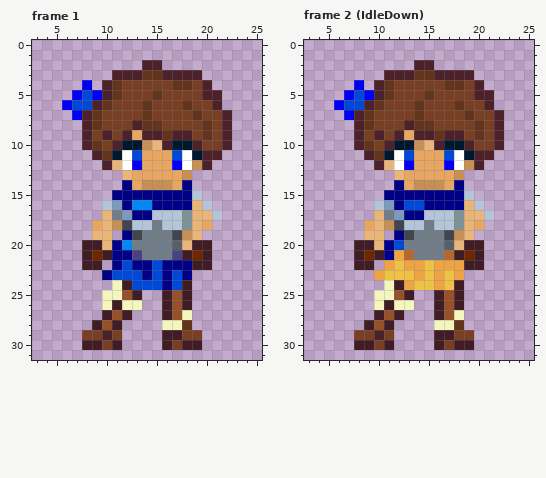
Pixel-art file: sprites/player/Chica.aseprite. Above, as it was before the edit.
32x32 pixels, 13 frames. Shown: frame 1: x 3..25, y 0..31; frame 2 (IdleDown): x 3..25, y 0..31. The commit also changed other frames, which this record leaves out.
The same view after the edit:
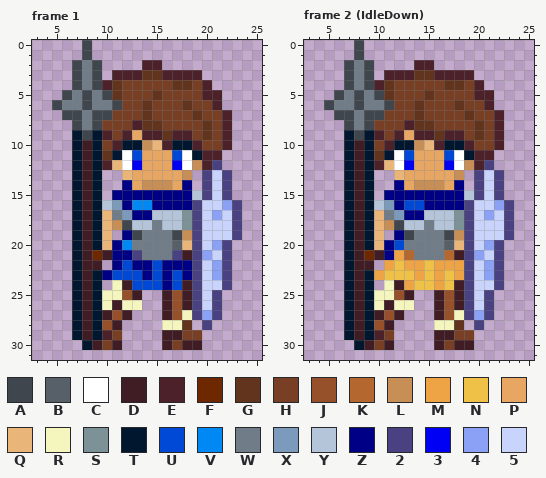
Palette (. is transparent): A #40464d  B #575f69  C #ffffff  D #401c24  E #4c212a  F #6e2800  G #63341d  H #783f24  J #96502a  K #b4682f  L #c78e56  M #eea444  N #efc147  P #e7a662  Q #e9b578  R #f5f5be  S #7d9296  T #01172f  U #0048d6  V #0088f5  W #717c89  X #7c9abb  Y #b4c5d9  Z #000086  2 #494182  3 #0000f5  4 #8aa1f6  5 #c9d4fd
Change:
layer "Layer 1" now shown
layer "Layer 2" now shown
Changed rows in their new state; - is an unchanged pixel.
Frame 1, layers "Layer 2", "Layer 1":
first column x 5:
 0 ---A---------------
 1 ---A---------------
 2 --AWA--------------
 3 --AWA--------------
 4 --AWA--------------
 5 -AWAWA-------------
 6 AWWAWWA------------
 7 -AAWAA-------------
 8 --AWA--------------
 9 --TAT--------------
10 --TDT--------------
11 --TDT--------------
12 --TDT-----------2--
13 --TDT----------252-
14 --TDT----------252-
15 --TDT----------252-
16 --TDT---------25542
17 --TDT---------25452
18 --TDT---------25552
19 --TDT---------25552
20 --T-T---------2542-
21 --T-----------2452-
22 --T-----------2542-
23 --TDT---------2542-
24 --TDT---------2552-
25 --TDT---------252--
26 --TDT---------252--
27 --TDT---------242--
28 --TDT----------2---
29 --TDT--------------
30 ---T---------------
Frame 2 (IdleDown), layers "Layer 2", "Layer 1": the same change as frame 1
